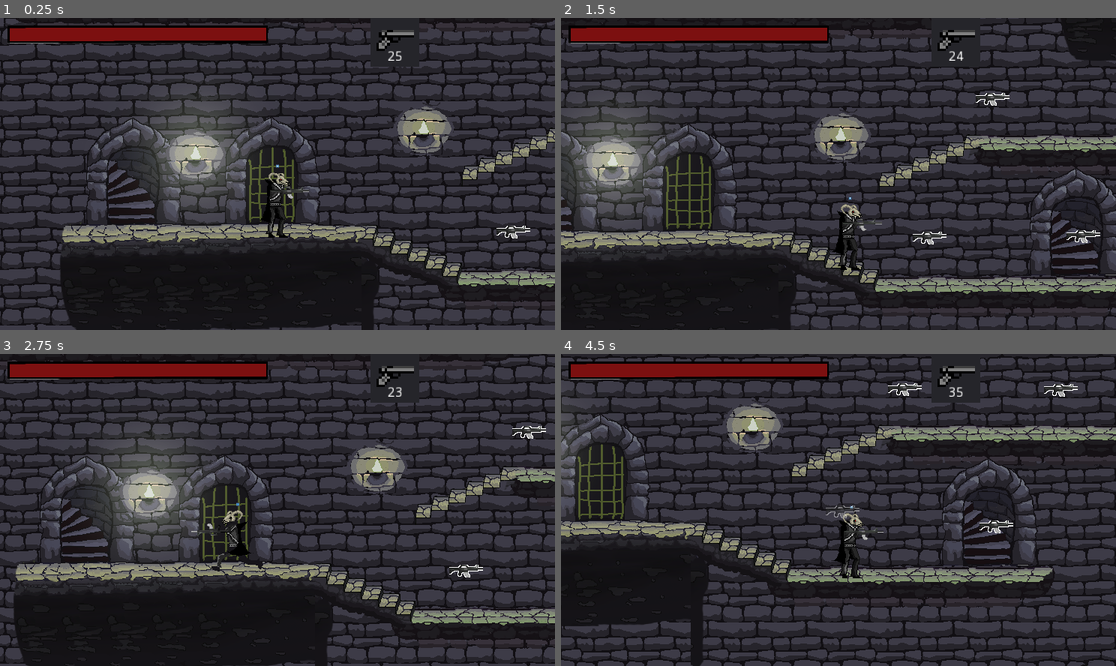
Above: before the commit, frames 1-4 (two rows, left to right).
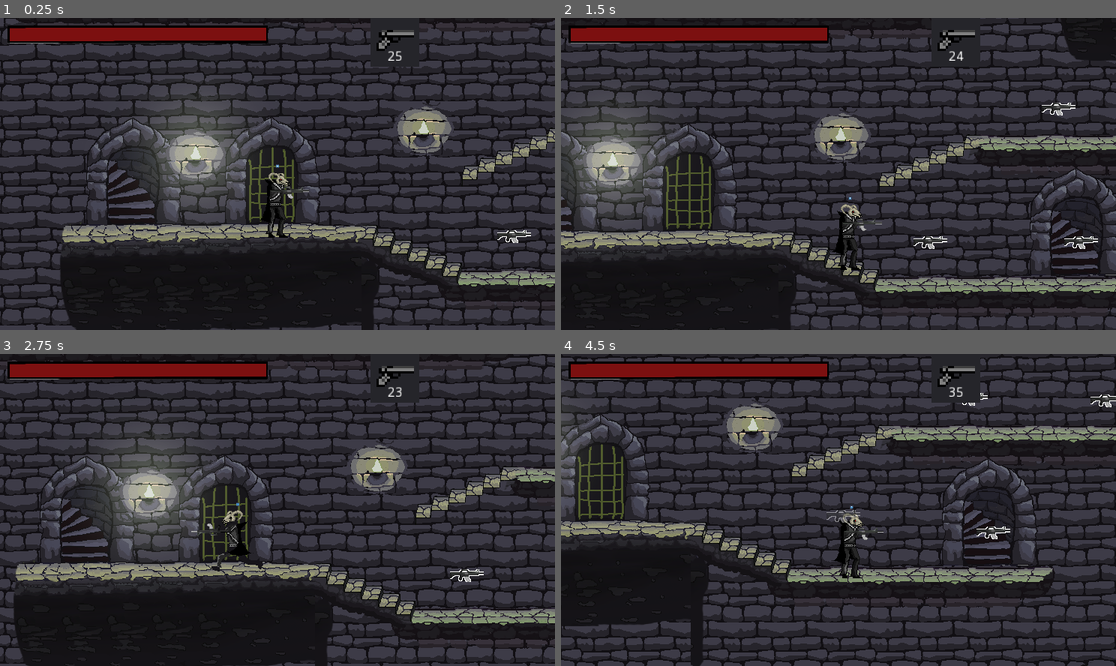
Above: after the commit, the same moments.

Repository: IgorBayerl/godot-game-liliths-crusade
Game: Godot game, scene res://src/Scenes/Main.tscn
Same seed, same stepped clock (60 frames per second), same inputs: the game is played once before the commit and once after it. The engine's default icon, where the game draws it, is replaced by a stand-in: a white triangle on a blue panel in a dark square.
Inputs (mouse positions are in pixels of both pictures, inside the frame that each line leads up to):
- Up to frame 1 (0.25 s): no input
- Up to frame 2 (1.5 s): move the mouse to (960, 158) at 0.52 s; hold D (move_RIGHT) 0.53-1.25 s; hold K (shoot) 0.53-1.25 s; click (960, 158) at 0.67 s; tap J (jump) at 0.77 s; drag from (727, 189) to (871, 239) at 1.27 s
- Up to frame 3 (2.75 s): move the mouse to (333, 441) at 2.02 s; hold A (move_LEFT) from 2.03 s (still down); hold K (shoot) from 2.03 s (still down); tap 2 (Gun_2) at 2.1 s
- Up to frame 4 (4.5 s): release A (move_LEFT) at 2.75 s; release K (shoot) at 2.75 s; drag from (810, 572) to (1088, 432) at 2.77 s; move the mouse to (1005, 556) at 3.52 s; hold D (move_RIGHT) 3.53-4.25 s; hold K (shoot) 3.53-4.25 s; tap L (hability) at 3.6 s; tap J (jump) at 3.77 s; drag from (672, 463) to (938, 394) at 4.27 s

The runs differ from the first frame. In frame 1, 0.2% of the frame differs, in the area x 89-96%, y 66-73%; in frame 2, 0.6%; in frame 3, 0.3%; in frame 4, 0.7%, in the area x 47-100%, y 9-60%.

Commit message:
comitando pra krl

Diff:
--- a/src/Scenes/Main.tscn
+++ b/src/Scenes/Main.tscn
@@ -125,18 +125,18 @@
 margin_bottom = 48.0
 
 [node name="Arma" parent="MainController" instance=ExtResource( 5 )]
-position = Vector2( 980.992, 780.412 )
+position = Vector2( 981.659, 786.419 )
 
 [node name="Arma2" parent="MainController" instance=ExtResource( 5 )]
-position = Vector2( 1064.45, 595.458 )
+position = Vector2( 1152.39, 608.172 )
 type = 2
 
 [node name="Arma4" parent="MainController" instance=ExtResource( 5 )]
-position = Vector2( 1272.18, 596.247 )
+position = Vector2( 1334, 610.925 )
 type = 3
 
 [node name="Arma3" parent="MainController" instance=ExtResource( 5 )]
-position = Vector2( 1185.77, 778.232 )
+position = Vector2( 1182.43, 786.908 )
 type = 2
 
 [node name="FOG" parent="." instance=ExtResource( 6 )]
--- a/src/Scripts/Guns_Bar.gd
+++ b/src/Scripts/Guns_Bar.gd
@@ -20,7 +20,7 @@
 func selectGun( value ):
 
 	var item_list_count = $list.get_child_count()
-	print(' Selected  ', value)
+	print(' Selected ', value)
 	selected_gun = value-1
 	for i in range(0, item_list_count):
 		$list.get_child(i).rect_scale = Vector2(1.0,1.0)
@@ -30,5 +30,6 @@
 func _ready() -> void:
 	addItem(10)
 
+
 func _process(delta: float) -> void:
 	$list.get_child(selected_gun).rect_scale = Vector2(1.3,1.3)
--- a/src/Scripts/MainController.gd
+++ b/src/Scripts/MainController.gd
@@ -27,11 +27,11 @@
 	3: {
 		"unlocked" : false ,
 		"selected" : false ,
-		"ammo": 25,
-		"full_ammo": 60,
-		"fire_rate": 0.6,
-		"random_rate":0.08,
-		"bullet_speed": 400,
+		"ammo": 700,
+		"full_ammo": 700,
+		"fire_rate": 0.02,
+		"random_rate":0.2,
+		"bullet_speed": 350,
 		"automatica": true
 	}
 }
--- a/src/Scripts/Mira.gd
+++ b/src/Scripts/Mira.gd
@@ -36,7 +36,7 @@
 	bullet_instance.position = $shooterPoint.get_global_position()
 	bullet_instance.rotation_degrees = rotation_degrees + _random_value()
 	bullet_instance.apply_impulse(Vector2(),Vector2(bullet_speed,0).rotated(rotation + _random_value()))
-	get_tree().get_root().add_child((bullet_instance))
+	get_tree().get_root().add_child(bullet_instance)
 	can_fire = false
 	yield(get_tree().create_timer(fire_rate), "timeout")
 	can_fire = true
Not shown, added: export_presets.cfg
